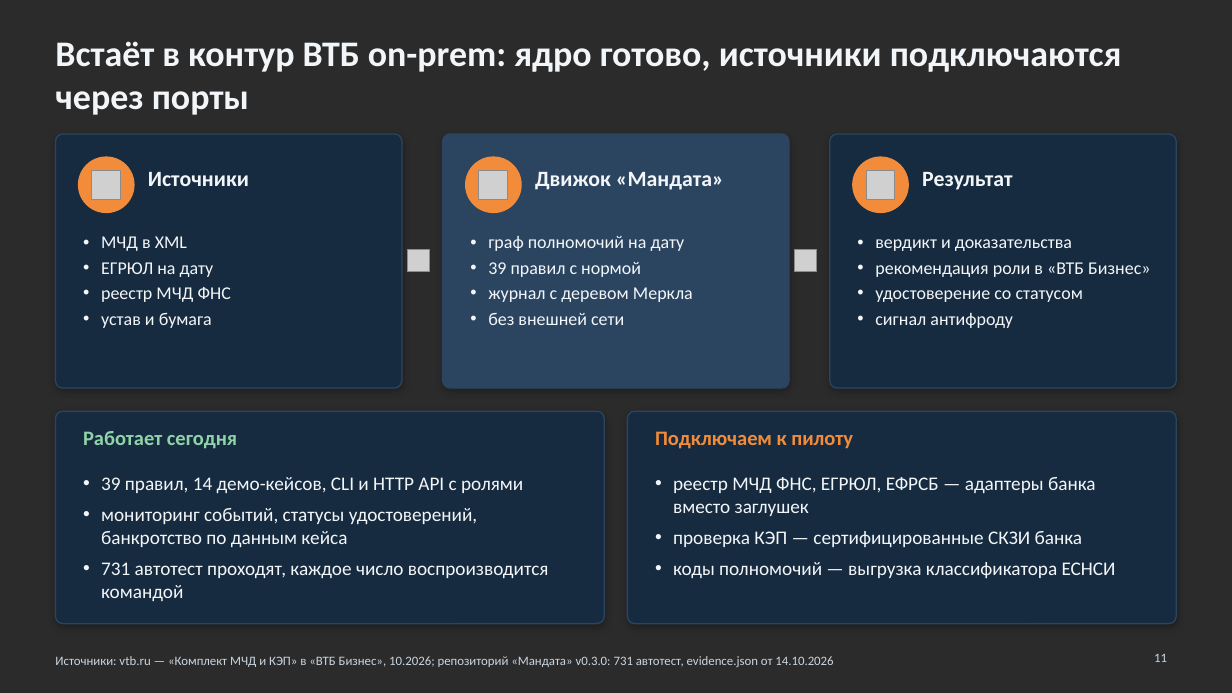
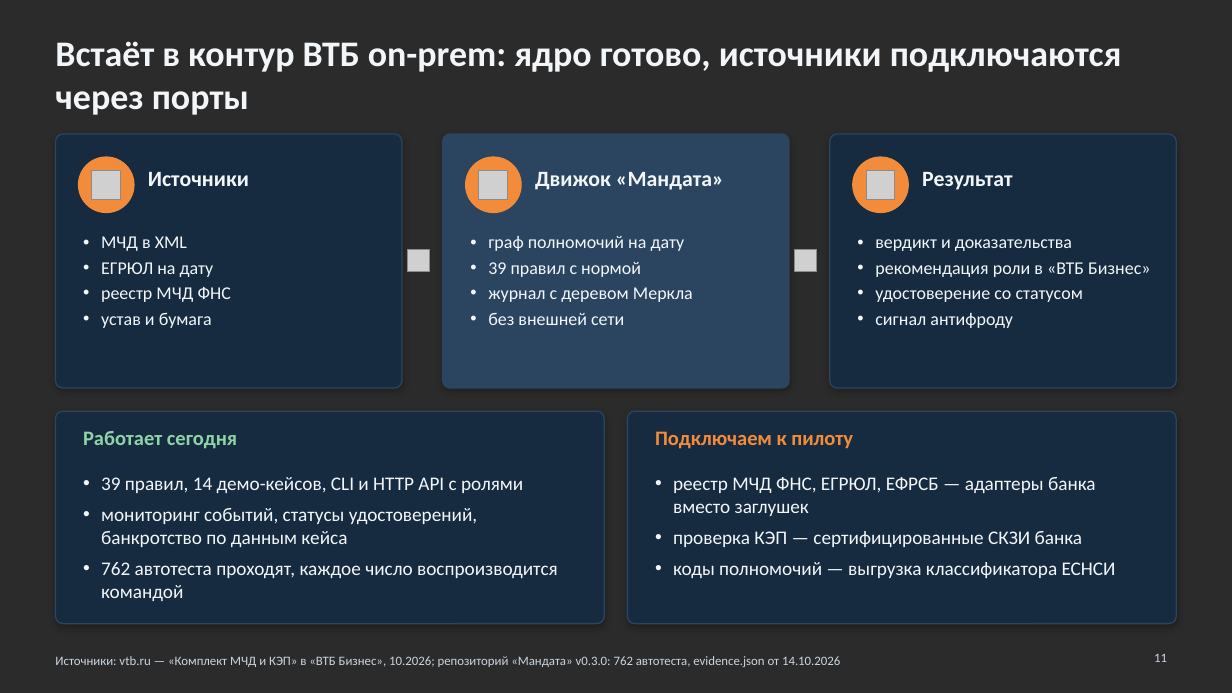
Before and after one commit to KonkovDV/Mandat, a slide deck: slide 11 of submission/slides/Mandat_VTB.pptx. Drawn at 1232x693 pixels with LibreOffice and Linux fonts; fonts in the diff are those of the drawing; grey boxes stand for pictures; background and template pictures are left out; a plain dark background stands for a picture behind light text. Boxes give left, top, right and bottom in pixels: in the first picture for what was removed or moved away, otherwise in the second. Text is boxed around its words. In the diff, an @@ line names an element or a change of style, - is before the commit and + after.

Commit message:
R3: external journal anchor (file/webhook/RFC 3161/Rekor), hash-pinned pip and CI tools, Redis load: TCP_NODELAY with --workers, journal catch-up across processes, load harness stderr fix; docs, evidence (762 tests), deck

```diff
--- a/submission/slides/Mandat_VTB.pptx
+++ b/submission/slides/Mandat_VTB.pptx
@@ text at (101, 562, 558, 601): text changed @@
-• 731 автотест проходят, каждое число воспроизводится командой
+• 762 автотеста проходят, каждое число воспроизводится командой
@@ text at (55, 656, 840, 667): text changed @@
-Источники: vtb.ru — «Комплект МЧД и КЭП» в «ВТБ Бизнес», 10.2026; репозиторий «Мандата» v0.3.0: 731 автотест, evidence.json от 14.10.2026
+Источники: vtb.ru — «Комплект МЧД и КЭП» в «ВТБ Бизнес», 10.2026; репозиторий «Мандата» v0.3.0: 762 автотеста, evidence.json от 14.10.2026
```
Also in this commit, not shown: 1 other slide changed, 28 other files.
